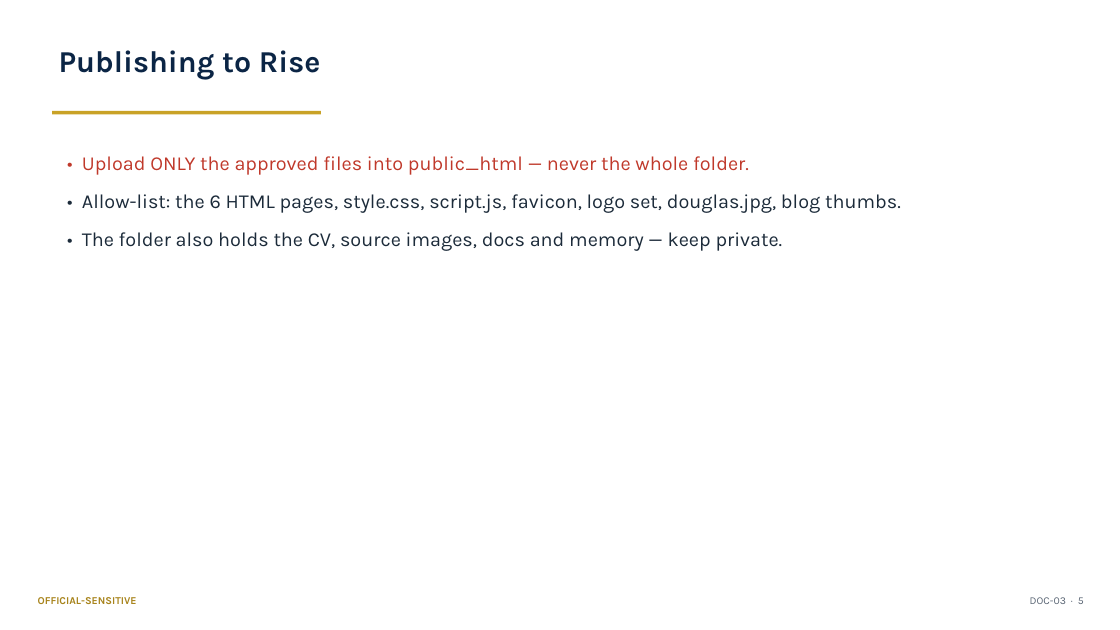
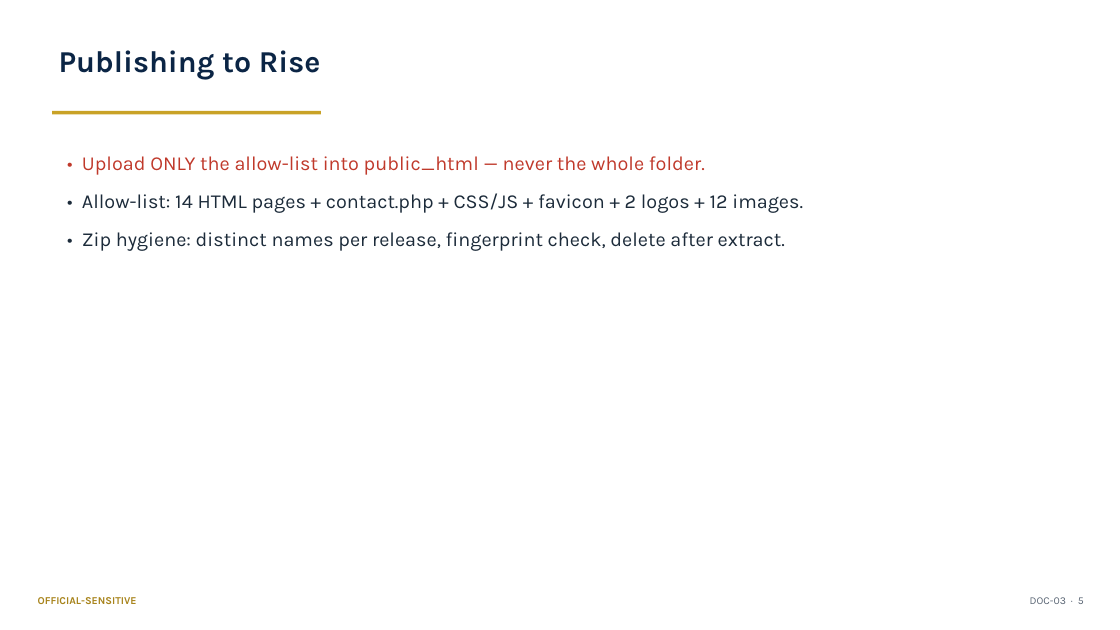
Before and after one commit to DRC63/p3mai-website, a slide deck: slide 5 of docs/03_Operation_Manual_Summary.pptx. Drawn at 1120x630 pixels with LibreOffice and Linux fonts; fonts in the diff are those of the drawing. Boxes give left, top, right and bottom in pixels: in the first picture for what was removed or moved away, otherwise in the second. Text is boxed around its words. In the diff, an @@ line names an element or a change of style, - is before the commit and + after.

```diff
--- a/docs/03_Operation_Manual_Summary.pptx
+++ b/docs/03_Operation_Manual_Summary.pptx
@@ text at <box>82,156,803,251</box>: text changed @@
-• Upload ONLY the approved files into public_html — never the whole folder.
-• Allow-list: the 6 HTML pages, style.css, script.js, favicon, logo set, douglas.jpg, blog thumbs.
-• The folder also holds the CV, source images, docs and memory — keep private.
+• Upload ONLY the allow-list into public_html — never the whole folder.
+• Allow-list: 14 HTML pages + contact.php + CSS/JS + favicon + 2 logos + 12 images.
+• Zip hygiene: distinct names per release, fingerprint check, delete after extract.
```
Also in this commit, not shown: 7 other slides changed, 13 other files.
